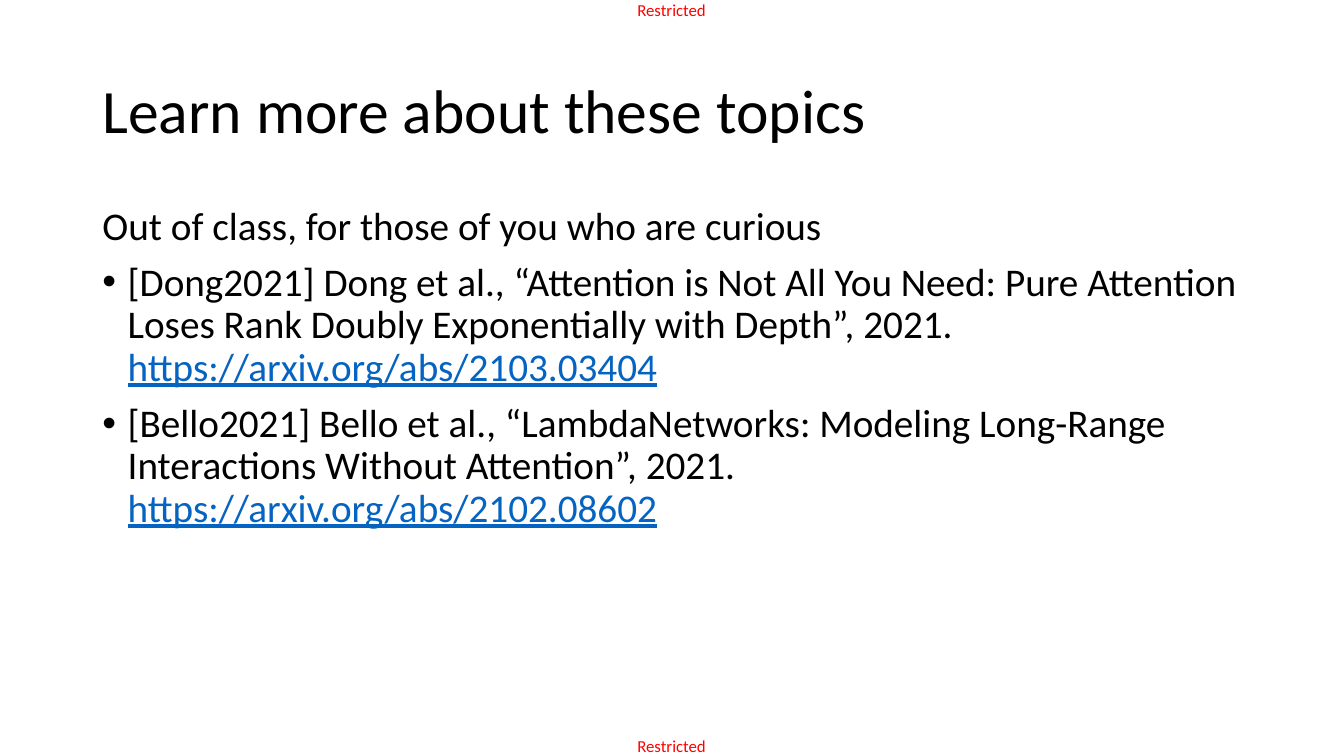
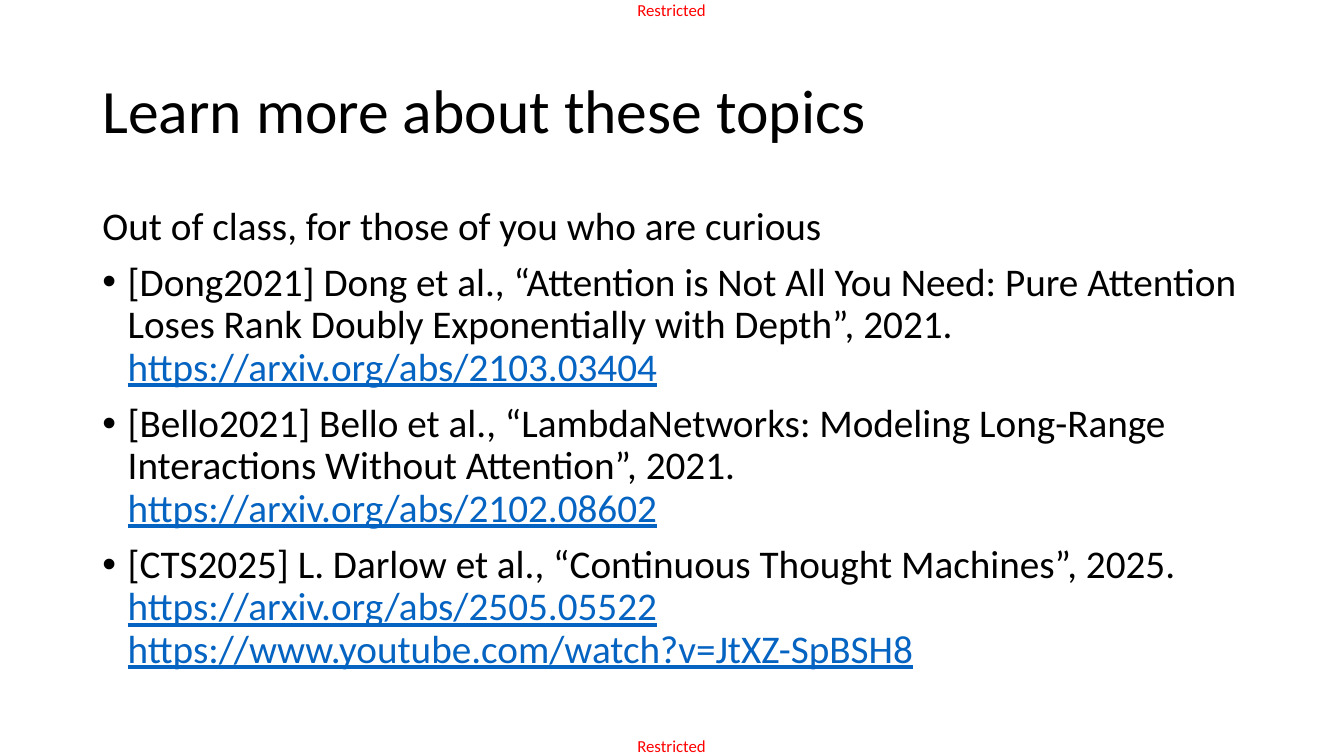
Before and after one commit to matthieudemari/SUTD_DL_50_039, a slide deck: slide 99 of W8/3. W8S3 final/W8S3.pptx (slide 98 before the commit). Drawn at 1344x756 pixels with LibreOffice and Linux fonts; fonts in the diff are those of the drawing. Boxes give left, top, right and bottom in pixels: in the first picture for what was removed or moved away, otherwise in the second. Text is boxed around its words. In the diff, an @@ line names an element or a change of style, - is before the commit and + after.

Commit message:
Added discussion on Continuous Thought Machines to W8S3.

```diff
--- a/W8/3. W8S3 final/W8S3.pptx
+++ b/W8/3. W8S3 final/W8S3.pptx
@@ text at [128, 549, 1175, 670]: paragraph added @@
+• [CTS2025] L. Darlow et al., “Continuous Thought Machines”, 2025.
+  https://arxiv.org/abs/2505.05522
+  https://www.youtube.com/watch?v=JtXZ-SpBSH8
```
Also in this commit, not shown: 1 other slide changed, 1 other file.
